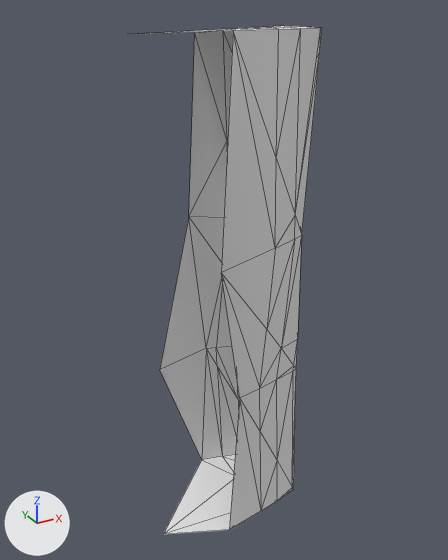
Renders of the glTF model Structures Plus/models/c90part_690b263405f2faa8b9076ee4.glb from each side of a commit.
The view is the same before and after, from a 50 mm lens placed at (-1.563, -2.025, 1.013), pointed at (-0.992, -0.987, 0.494). Arrows for +X, +Y and +Z are at lower left; the lights stay in place. The first picture is the older version. Mesh edges are drawn as thin lines. Vertices at exactly the same position are counted once.
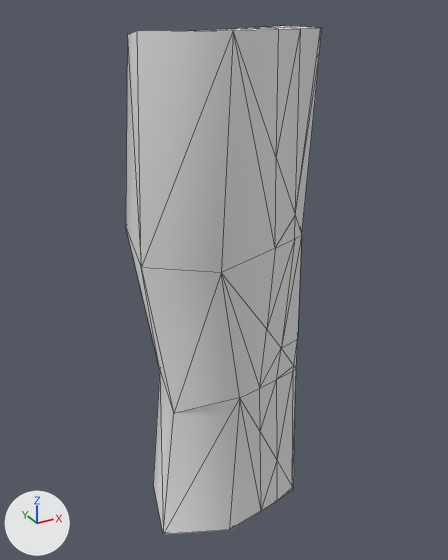
Pixel boxes (x1, y1, x2, y2) of what changed, in the pictures (448 x 560 px):
```json
{"object": "Cylinder", "change": "reshaped", "before": [145, 26, 322, 534], "after": [126, 26, 322, 534]}
{"part": 1, "of": "me_mesh_0", "change": "added", "after": [126, 30, 240, 534]}
```

The change, as JSON lines over the scene's bpy script:
```json
{"block": "me_mesh_0", "where": "# used by ob_cylinder; location = (0.0, 0.0, 0.0)"}
{"op": "remove", "block": "me_mesh_0", "code": "me_mesh_0.from_pydata(...)  # 83 vertices, 154 faces; spans x -1.179..-0.804, y -1.127..-0.872, z -0.065..0.981"}
{"op": "add", "block": "me_mesh_0", "code": "me_mesh_0.from_pydata(...)  # 88 vertices, 172 faces; spans x -1.202..-0.804, y -1.127..-0.872, z -0.065..0.981"}
{"block": "me_mesh_0", "change": "me_mesh_0 part 1"}
{"block": "me_mesh_0", "change": "5 vertices are added at (-1.146, -0.913, -0.036), (-1.179, -0.934, 0.625), (-1.202, -1.066, 0.592), (-1.181, -1.05, 0.98), (-1.135, -1.029, 0.235)"}
{"block": "me_mesh_0", "change": "16 new faces join them, mat_applebark (white #e7e7e7)"}
{"block": "me_mesh_0", "change": "2 new faces join them, mat_applewood (white #e7e7e7)"}
```
